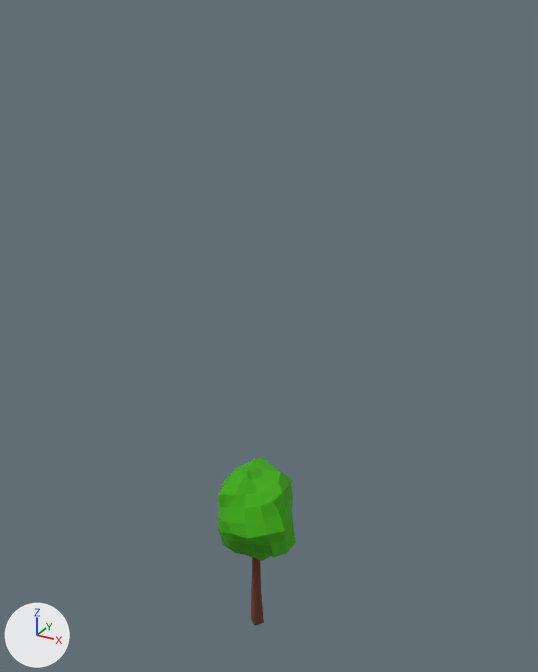
The FBX model Critters_Project/Content/Assets/Environment/Trees/Tree_Env_01.FBX: old version first, new version second.
Rendered twice from a 50 mm camera at (14.0, -24.8, 28.1) aimed at (0.0, 0.6, 15.4). The axes (+X, +Y, +Z) are drawn at lower left. The lights are the same throughout. Where no turn or scale is listed for an object, it has been applied to the vertices.

In view in the first picture: 'Tree_Env_01'.
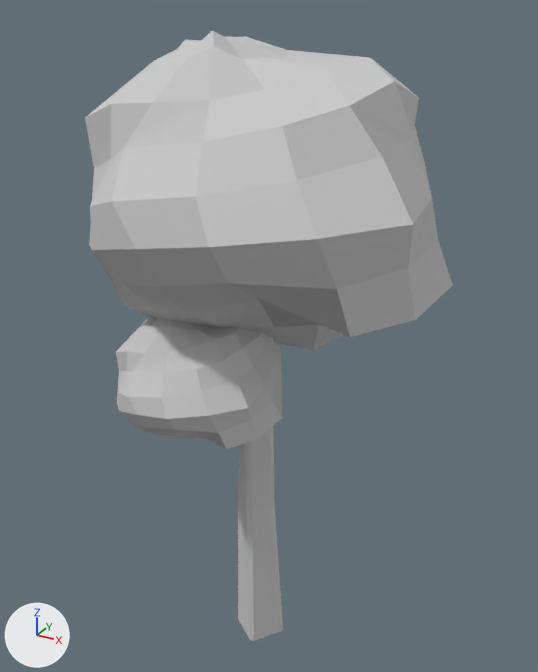
The change in detail:
Material 'Material #2' (mat_material__2) is new.
Its base color is (0.588, 0.588, 0.588) (light grey #cacaca).
Its roughness is 0.859.
me_mesh is used by ob_tree_env_01; location (0.0, 0.0, 0.0).
me_mesh had 150 vertices, 141 faces and spanned x -1.86..1.86, y -2.32..1.67, z 0.0..9.26.
me_mesh no longer uses material mat_bark (brown #693725).
me_mesh no longer uses material mat_leaves (green #3daa00).
me_mesh now has 268 vertices, 257 faces and spans x -5.61..7.43, y -7.68..8.12, z 0.0..27.47.
me_mesh part 1: the loose piece of 32 vertices spanning x -0.6..0.06, y -0.37..0.29, z 0.0..4.97 is scaled about its middle by 3.5, then moved by (0.24, -0.1, 6.21), in mat_material__2 (light grey #cacaca).
me_mesh part 2: a new loose piece of 118 vertices spanning x -5.61..7.43, y -7.68..8.12, z 14.78..27.47, in mat_material__2 (light grey #cacaca).
me_mesh part 3: a new loose piece of 118 vertices spanning x -4.2..2.12, y -6.46..1.19, z 11.44..17.59, in mat_material__2 (light grey #cacaca).
me_mesh part 4: the loose piece of 118 vertices spanning x -1.86..1.86, y -2.32..1.67, z 4.22..9.26 is deleted.
me_mesh now uses material mat_material__2 (light grey #cacaca).

What differs and where, as boxes [x1, y1, x2, y2] in the pictures (538 x 672 px; the box of a moved part takes in the faces that stretch with it):
'Tree_Env_01', reshaped (361% wider, 260% taller): before [217, 457, 296, 626]; after [85, 30, 453, 641]
part 1 of me_mesh, moved or reshaped: before [251, 557, 264, 626]; after [238, 337, 283, 641]
part 2 of me_mesh, added: after [85, 30, 453, 350]
part 3 of me_mesh, added: after [116, 317, 282, 449]
part 4 of me_mesh, deleted (green): before [217, 457, 296, 561]
